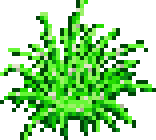
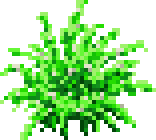
Layer changes from the first 156px x 140px image to the second:
added layer "rock" above "Background" over (12, 12, 124, 124)
painted on "Background" over (0, 0, 156, 140)
